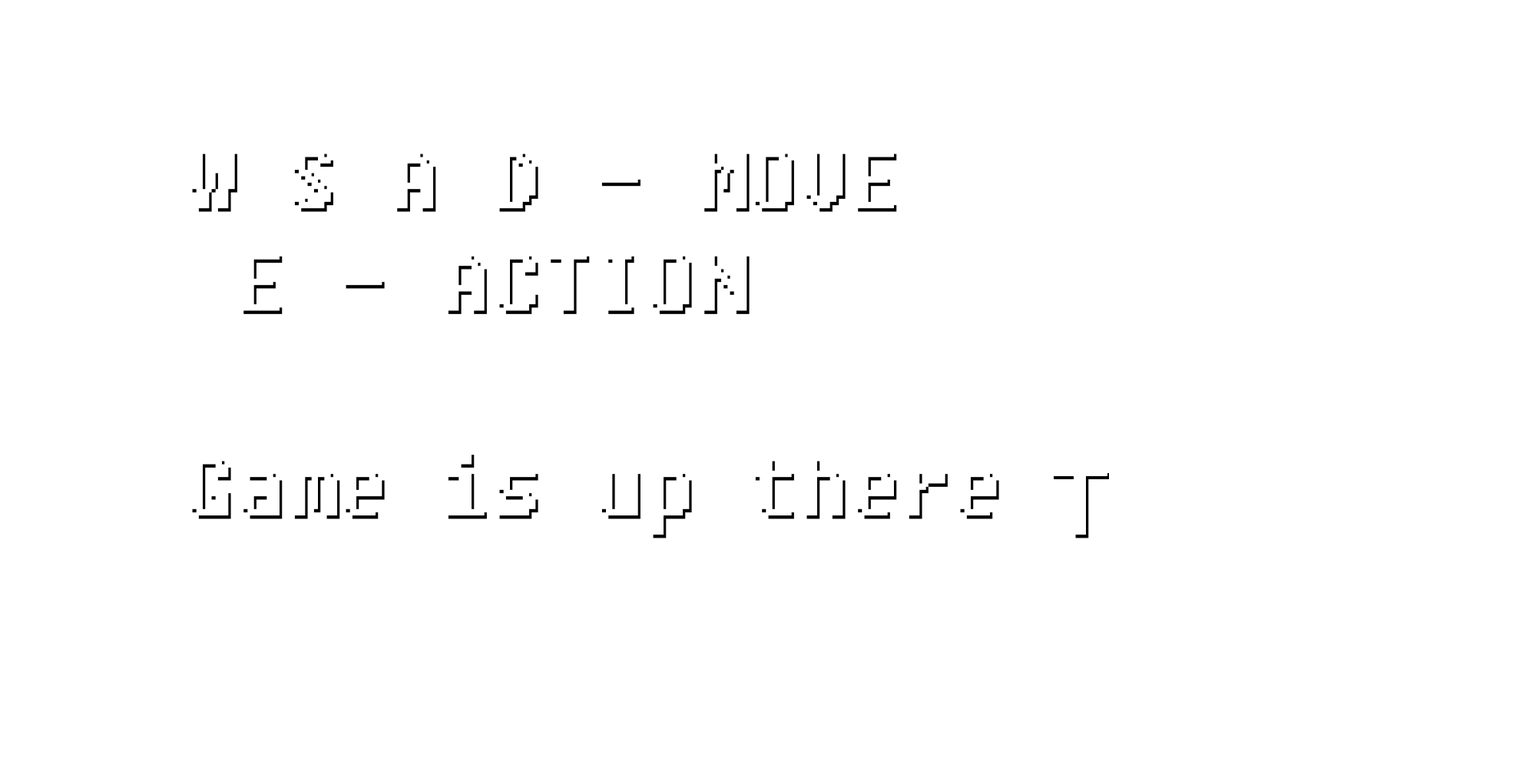
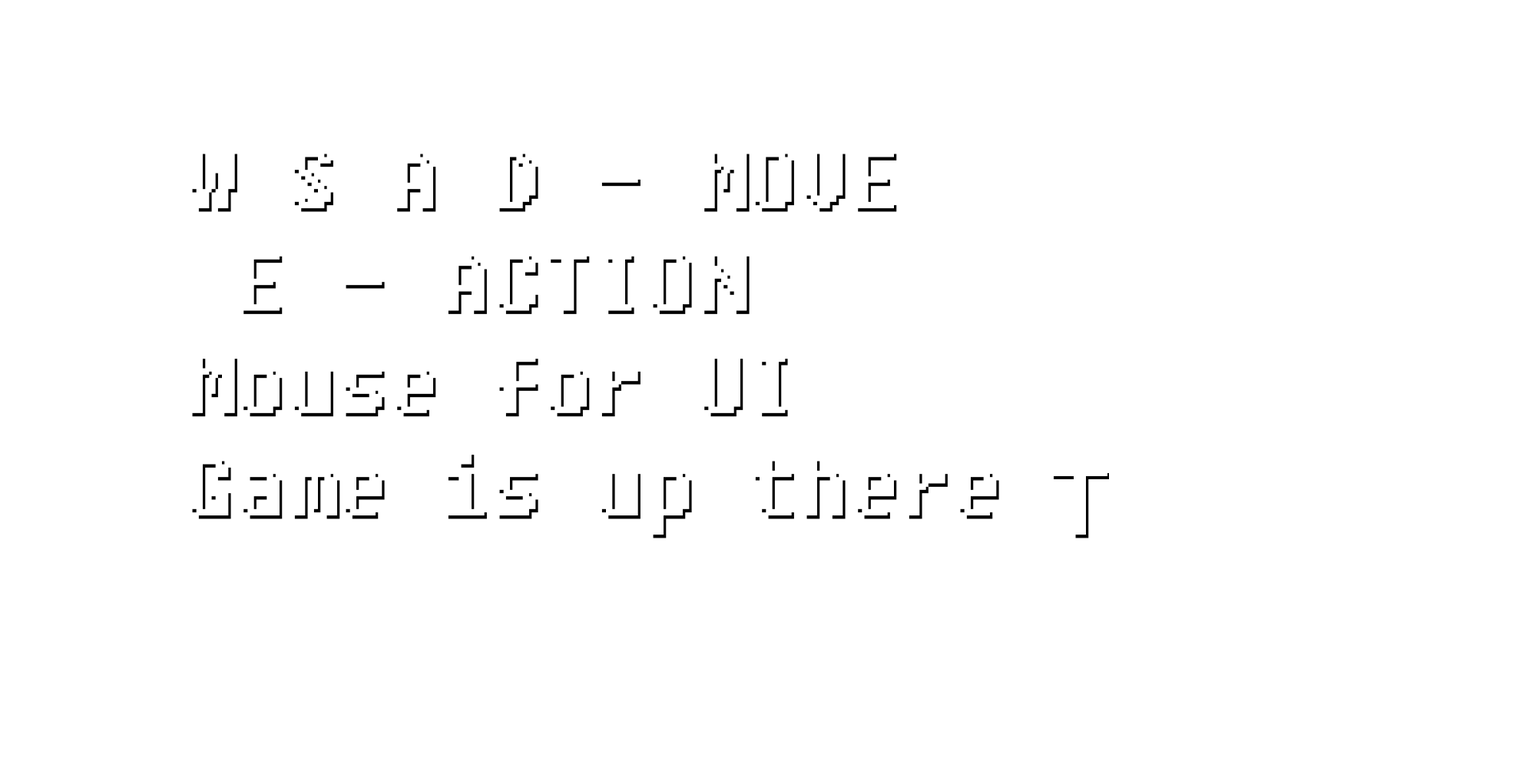
Layer changes from the first (1536, 768) image to the second:
painted on "Layer 1" over 191, 358, 788, 417
